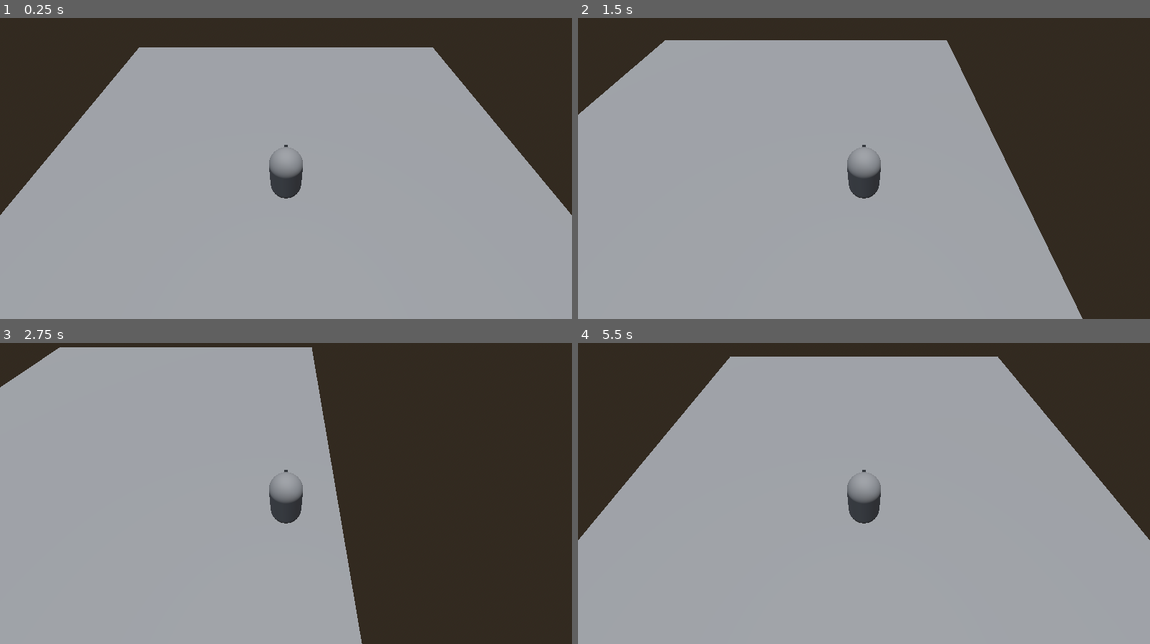
Above: before the commit, frames 1-4 (two rows, left to right).
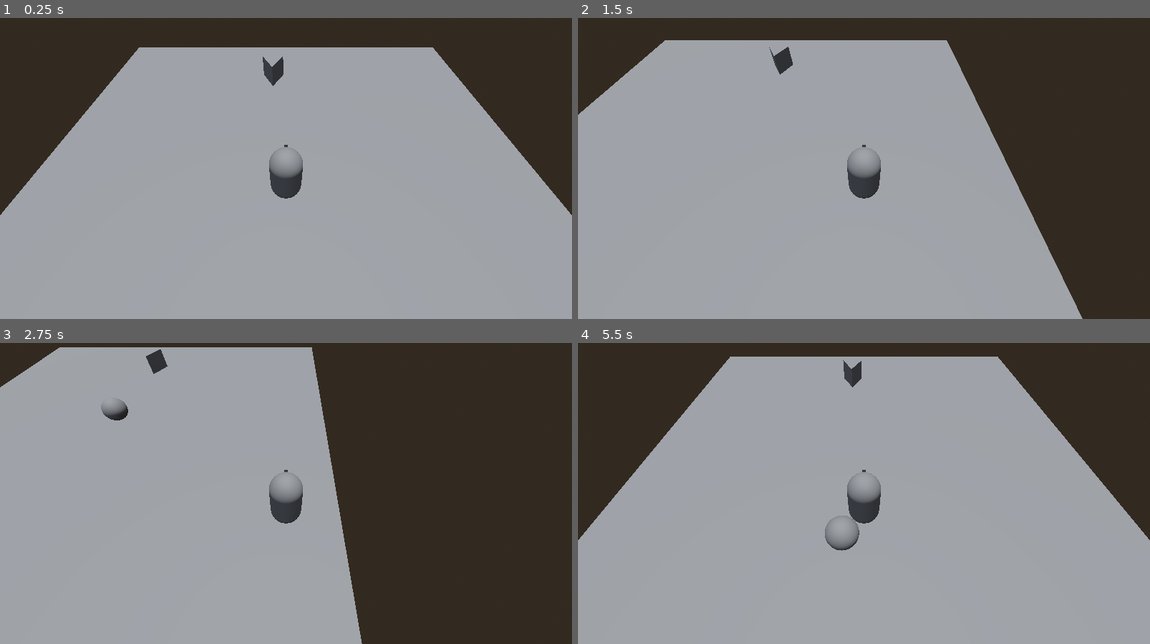
Above: after the commit, the same moments.

Repository: Puppyguarb/MetroidVaniaProjekt
Game: Godot game, scene res://Mane.tscn
Two runs of this game, one before a commit and one after it. Both use one fixed random seed, a clock stepped at 60 frames per second and the inputs below.
Inputs (mouse positions are in pixels of both pictures, inside the frame that each line leads up to):
- Up to frame 1 (0.25 s): no input
- Up to frame 2 (1.5 s): tap Enter (ui_accept) at 0.5, 0.77 s; move the mouse to (989, 141) at 0.52 s; hold Right (ui_right) 0.53-1.28 s; move the mouse to (749, 174) at 1.27 s; hold Down (ui_down) from 1.28 s (still down)
- Up to frame 3 (2.75 s): tap Enter (ui_accept) at 1.52 s; move the mouse to (343, 412) at 2.02 s; release Down (ui_down) at 2.03 s; hold Right (ui_right) from 2.03 s (still down)
- Up to frame 4 (5.5 s): move the mouse to (835, 547) at 2.77 s; release Right (ui_right) at 2.78 s; hold Up (ui_up) 2.78-3.53 s; tap Enter (ui_accept) at 3.02, 3.77, 4.52 s; move the mouse to (1035, 532) at 3.52 s; hold Left (ui_left) 3.53-5.03 s; move the mouse to (692, 436) at 4.27 s; move the mouse to (892, 484) at 5.02 s; hold Down (ui_down) from 5.03 s (still down)

The runs differ from the first frame. In frame 1, 0.2% of the frame differs, in the area x 45-50%, y 12-23%; in frame 2, 0.2%; in frame 3, 0.4%; in frame 4, 0.5%, in the area x 43-50%, y 5-70%.

Commit message:
Added Spitter+Bullets

Diff:
--- a/Actors/Test_character.tscn
+++ b/Actors/Test_character.tscn
@@ -9,6 +9,10 @@
 
 [sub_resource type="BoxMesh" id="BoxMesh_a2gh5"]
 size = Vector3(0.1, 0.1, 0.1)
+
+[sub_resource type="CylinderShape3D" id="CylinderShape3D_66fwo"]
+height = 1.89548
+radius = 0.707225
 
 [node name="CharacterBody3D" type="CharacterBody3D"]
 script = ExtResource("1_j40xc")
@@ -31,3 +35,12 @@
 [node name="MeshInstance3D" type="MeshInstance3D" parent="MeshInstance3D"]
 transform = Transform3D(1, 0, 0, 0, 1, 0, 0, 0, 1, 0, 0, -1.2106)
 mesh = SubResource("BoxMesh_a2gh5")
+
+[node name="Area3D" type="Area3D" parent="."]
+collision_layer = 0
+collision_mask = 2
+
+[node name="CollisionShape3D" type="CollisionShape3D" parent="Area3D"]
+shape = SubResource("CylinderShape3D_66fwo")
+
+[connection signal="body_entered" from="Area3D" to="." method="_on_area_3d_body_entered"]
--- a/Mane.tscn
+++ b/Mane.tscn
@@ -1,6 +1,7 @@
-[gd_scene load_steps=7 format=3 uid="uid://8ofimlpj6xgb"]
+[gd_scene load_steps=8 format=3 uid="uid://8ofimlpj6xgb"]
 
 [ext_resource type="PackedScene" uid="uid://xqgm4im8qfv1" path="res://Actors/Test_character.tscn" id="1_xp2jq"]
+[ext_resource type="PackedScene" uid="uid://b6lxmc6t5c1i8" path="res://spittah.tscn" id="2_dm7y5"]
 
 [sub_resource type="ProceduralSkyMaterial" id="ProceduralSkyMaterial_x7ln8"]
 
@@ -33,3 +34,6 @@
 
 [node name="CollisionShape3D" type="CollisionShape3D" parent="MeshInstance3D/StaticBody3D"]
 shape = SubResource("BoxShape3D_f0a8o")
+
+[node name="MeshInstance3D2" parent="." instance=ExtResource("2_dm7y5")]
+transform = Transform3D(1, 0, 0, 0, -4.37114e-08, -1, 0, 1, -4.37114e-08, -0.641172, -0.44468, -6.32213)
--- a/character_body_3d.gd
+++ b/character_body_3d.gd
@@ -26,3 +26,13 @@
 		velocity.z = move_toward(velocity.z, 0, SPEED)
 
 	move_and_slide()
+
+
+func _on_area_3d_body_entered(body: Node3D) -> void:
+	if body is not Bullet:
+		return
+	await get_tree().create_timer(1).timeout
+	if not body:
+		return
+	if not body.is_queued_for_deletion():
+		body.queue_free()
--- /dev/null
+++ b/spittah.gd
@@ -0,0 +1,18 @@
+extends MeshInstance3D
+const BULLET = preload("res://spittah_bullet.tscn")
+
+# Called when the node enters the scene tree for the first time.
+func _ready() -> void:
+	pass # Replace with function body.
+
+
+# Called every frame. 'delta' is the elapsed time since the previous frame.
+func _process(delta: float) -> void:
+	pass
+
+
+func _on_timer_timeout() -> void:
+	var bullet = BULLET.instantiate()
+	get_parent().add_child(bullet)
+	bullet.global_position = self.global_position
+	bullet.apply_central_force(Vector3(0,0,420))
--- /dev/null
+++ b/spittah.tscn
@@ -0,0 +1,16 @@
+[gd_scene load_steps=3 format=3 uid="uid://b6lxmc6t5c1i8"]
+
+[ext_resource type="Script" path="res://spittah.gd" id="1_0v3w8"]
+
+[sub_resource type="PrismMesh" id="PrismMesh_m4vh1"]
+
+[node name="MeshInstance3D2" type="MeshInstance3D"]
+transform = Transform3D(1, 0, 0, 0, -4.37114e-08, -1, 0, 1, -4.37114e-08, 0, 0, 0)
+mesh = SubResource("PrismMesh_m4vh1")
+script = ExtResource("1_0v3w8")
+
+[node name="Timer" type="Timer" parent="."]
+wait_time = 2.0
+autostart = true
+
+[connection signal="timeout" from="Timer" to="." method="_on_timer_timeout"]
--- /dev/null
+++ b/spittah_bullet.gd
@@ -0,0 +1,12 @@
+class_name Bullet
+extends RigidBody3D
+
+
+# Called when the node enters the scene tree for the first time.
+func _ready() -> void:
+	pass # Replace with function body.
+
+
+# Called every frame. 'delta' is the elapsed time since the previous frame.
+func _process(delta: float) -> void:
+	pass
--- /dev/null
+++ b/spittah_bullet.tscn
@@ -0,0 +1,18 @@
+[gd_scene load_steps=4 format=3 uid="uid://cxka03nbevc3u"]
+
+[ext_resource type="Script" path="res://spittah_bullet.gd" id="1_4xapq"]
+
+[sub_resource type="SphereShape3D" id="SphereShape3D_8yg0u"]
+
+[sub_resource type="SphereMesh" id="SphereMesh_kpsg7"]
+
+[node name="RigidBody3D" type="RigidBody3D"]
+collision_layer = 2
+gravity_scale = 0.0
+script = ExtResource("1_4xapq")
+
+[node name="CollisionShape3D" type="CollisionShape3D" parent="."]
+shape = SubResource("SphereShape3D_8yg0u")
+
+[node name="MeshInstance3D" type="MeshInstance3D" parent="."]
+mesh = SubResource("SphereMesh_kpsg7")
Not shown: 1 places in Actors/Test_character.tscn that only renumber resources
